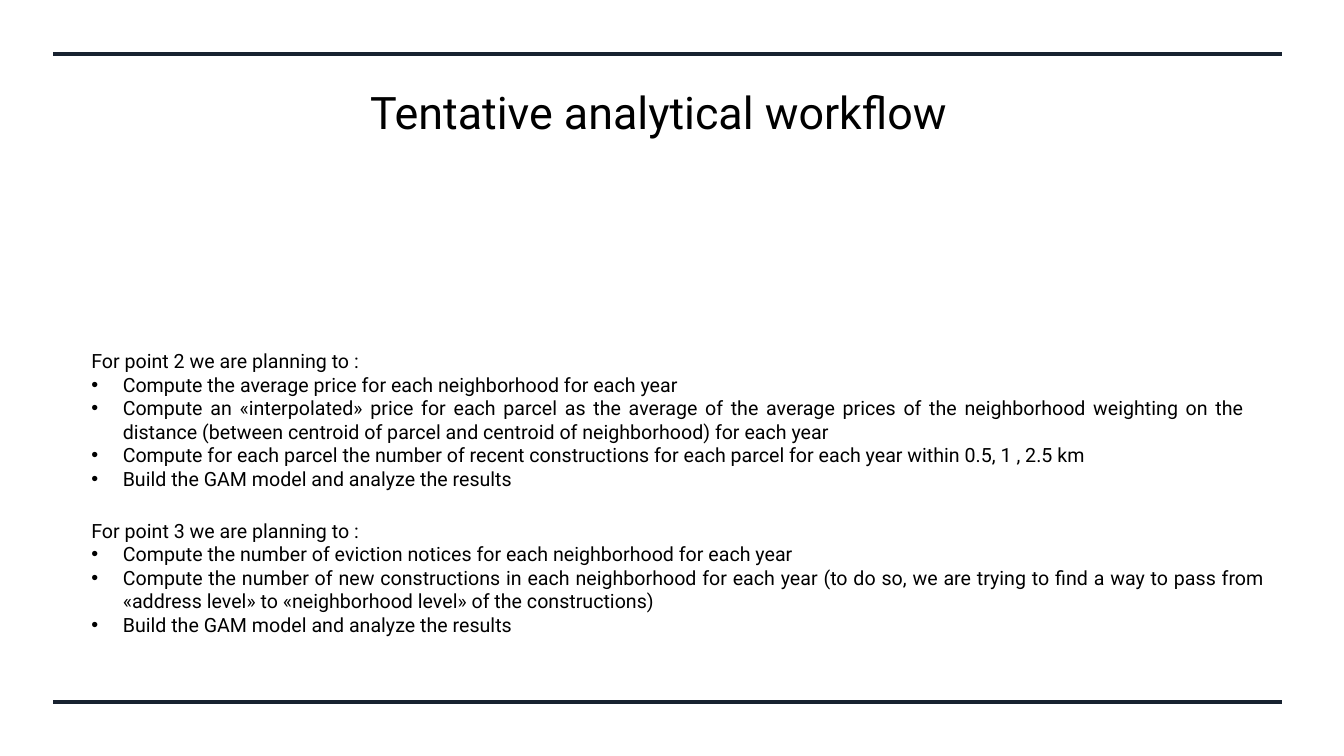
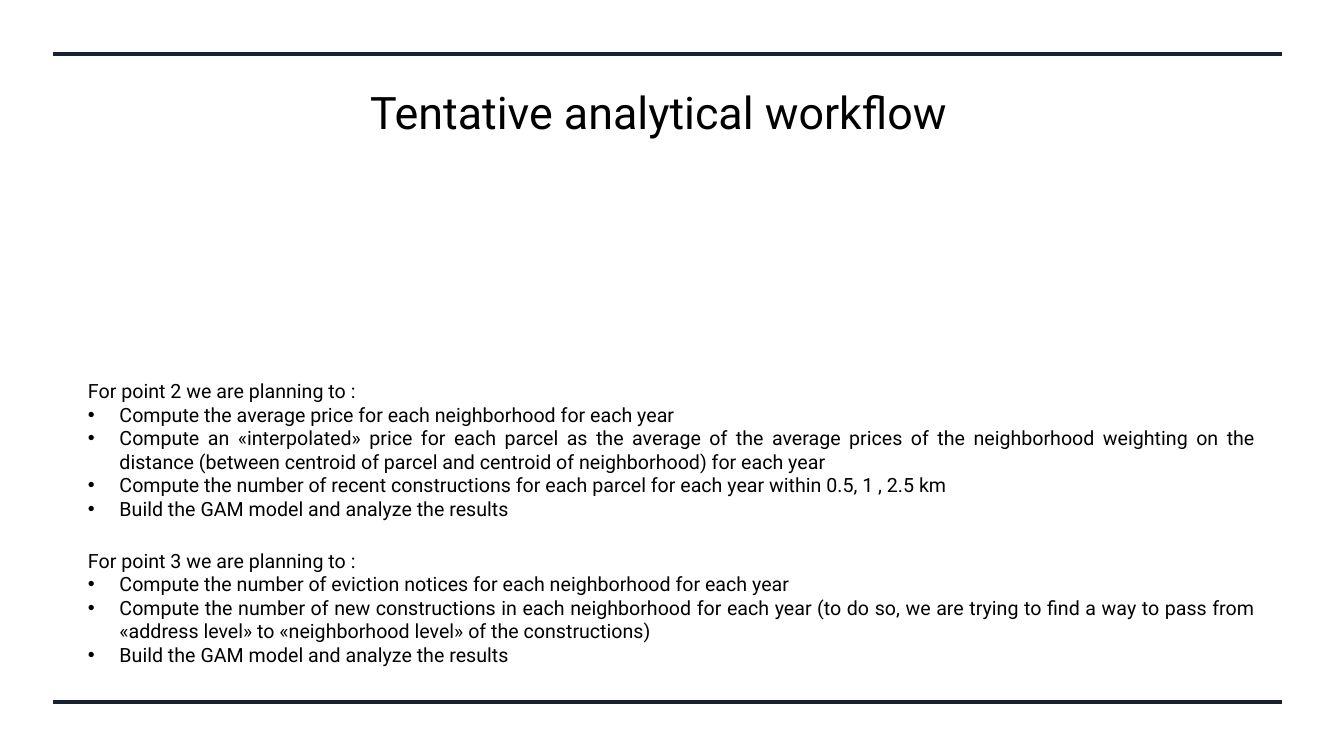
Before and after one commit to pietrobogani/SF-houses, a slide deck: slide 4 of ppt_parziale.pptx. Drawn at 1344x756 pixels with LibreOffice and Linux fonts; fonts in the diff are those of the drawing; grey boxes stand for pictures. Boxes give left, top, right and bottom in pixels: in the first picture for what was removed or moved away, otherwise in the second. Text is boxed around its words. In the diff, an @@ line names an element or a change of style, - is before the commit and + after.

```diff
--- a/ppt_parziale.pptx
+++ b/ppt_parziale.pptx
@@ text "For point 2 we are ...": place and size @@
-text "For point 2 we are ..." at box(91, 353, 1243, 491)
+text "For point 2 we are ..." at box(88, 383, 1255, 521)
@@ text at box(119, 477, 946, 496): text changed @@
-• Compute for each parcel the number of recent constructions for each parcel for each year within 0.5, 1 , 2.5 km
+• Compute the number of recent constructions for each parcel for each year within 0.5, 1 , 2.5 km
@@ text "For point 3 we are ..." rewrapped from box(91, 523, 1264, 637) to box(88, 553, 1254, 667) @@
```
